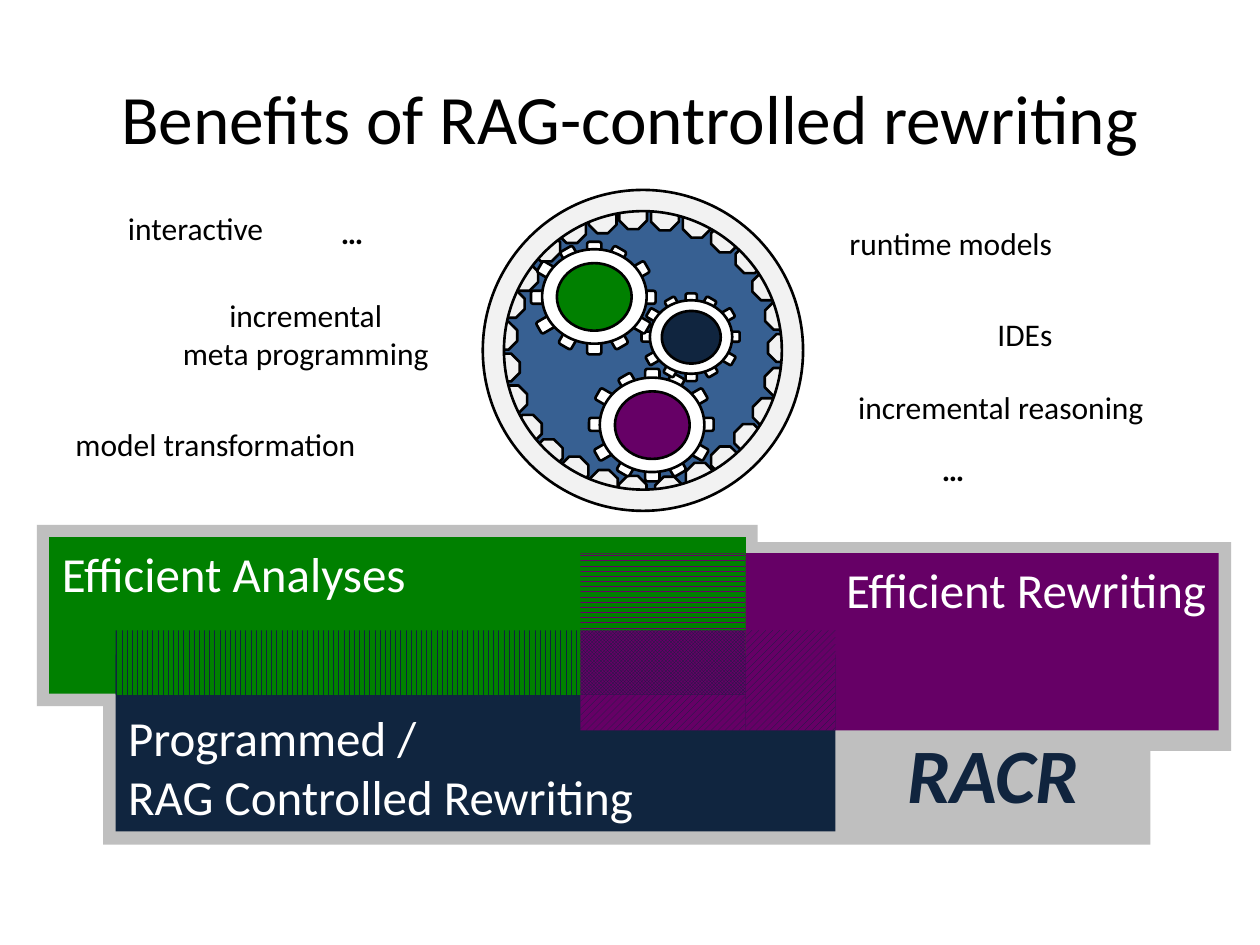
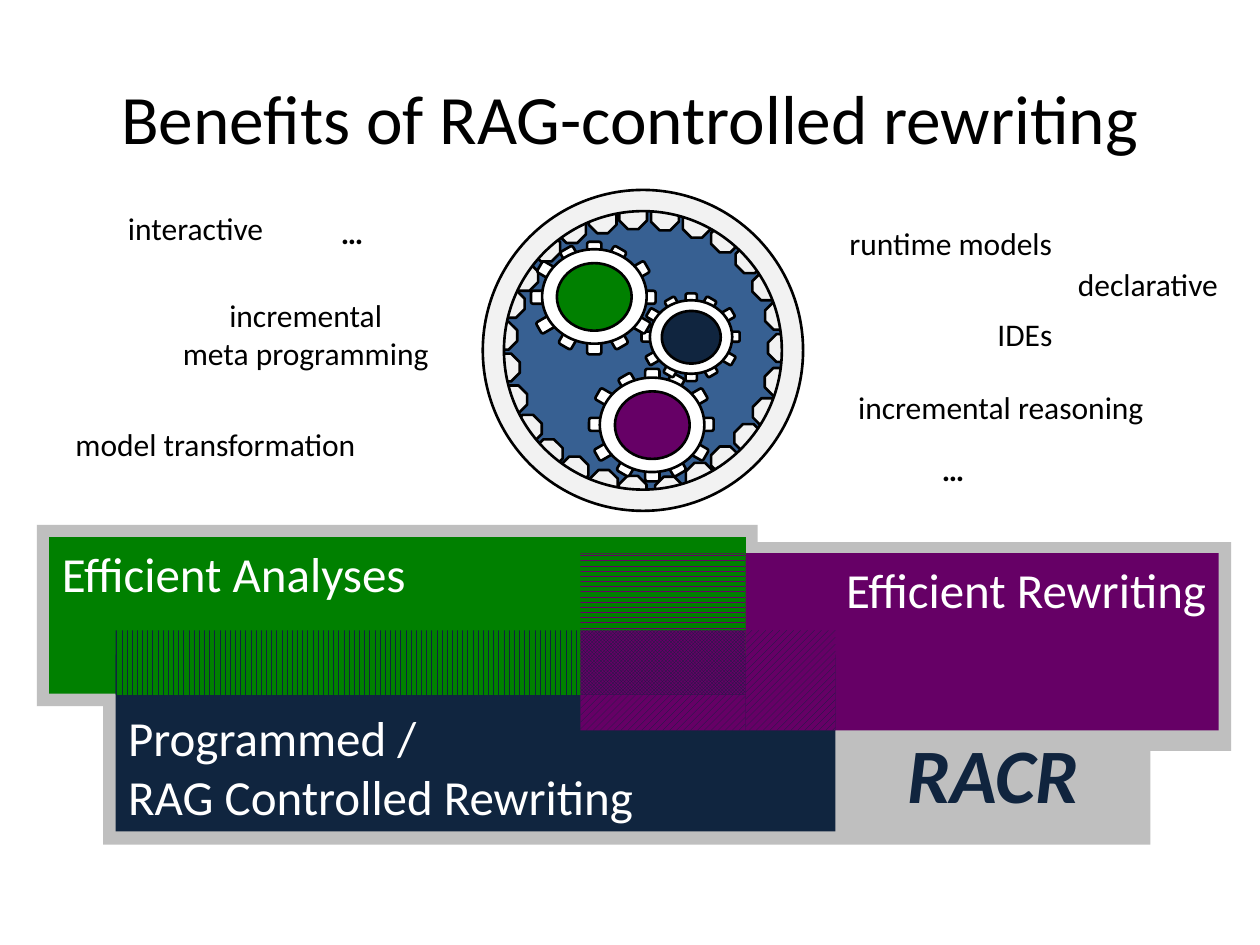
Before and after one commit to christoff-buerger/racr, a slide deck: slide 22 of examples/ttc-2015-fuml-activity-diagrams/documentation/figures/solution-presentation.pptx (slide 20 before the commit). Drawn at 1260x945 pixels with LibreOffice and Linux fonts; fonts in the diff are those of the drawing. Boxes give left, top, right and bottom in pixels: in the first picture for what was removed or moved away, otherwise in the second. Text is boxed around its words. In the diff, an @@ line names an element or a change of style, - is before the commit and + after.

```diff
--- a/examples/ttc-2015-fuml-activity-diagrams/documentation/figures/solution-presentation.pptx
+++ b/examples/ttc-2015-fuml-activity-diagrams/documentation/figures/solution-presentation.pptx
@@ text added at (1078,274,1218,297), 18 pt, text #000000 @@
+declarative
```
Also in this commit, not shown: 1 other slide changed, 2 slides added, 1 other file.
